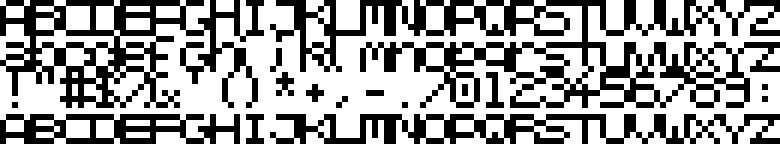
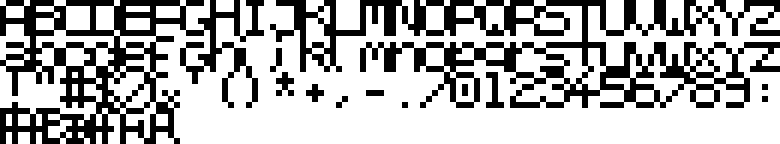
The second 780px x 144px image is a revision of the first. Changes to its layers:
added layer "liga" above "smcp" over [0, 108, 180, 144]
hid "smcp" over [0, 114, 780, 144]
